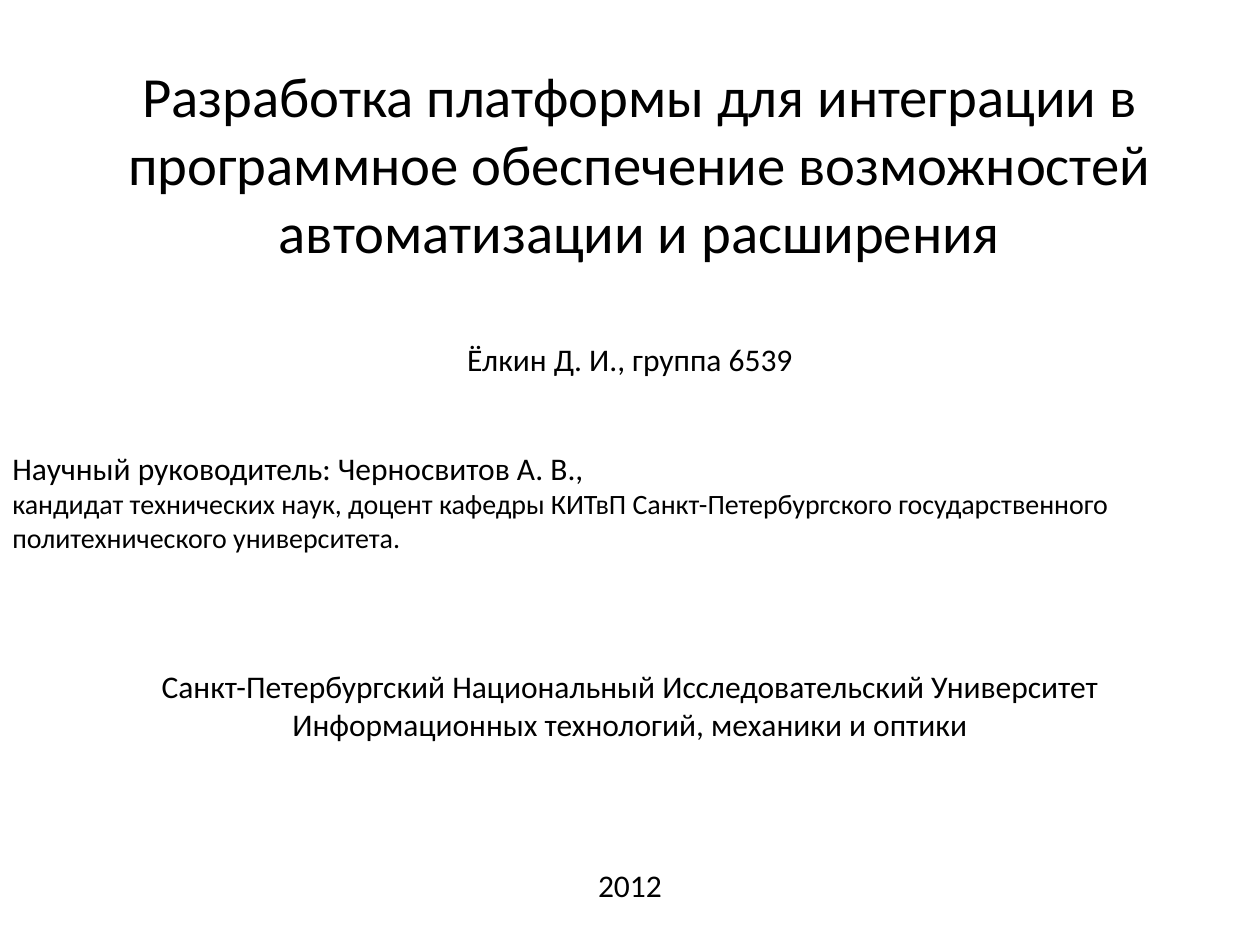
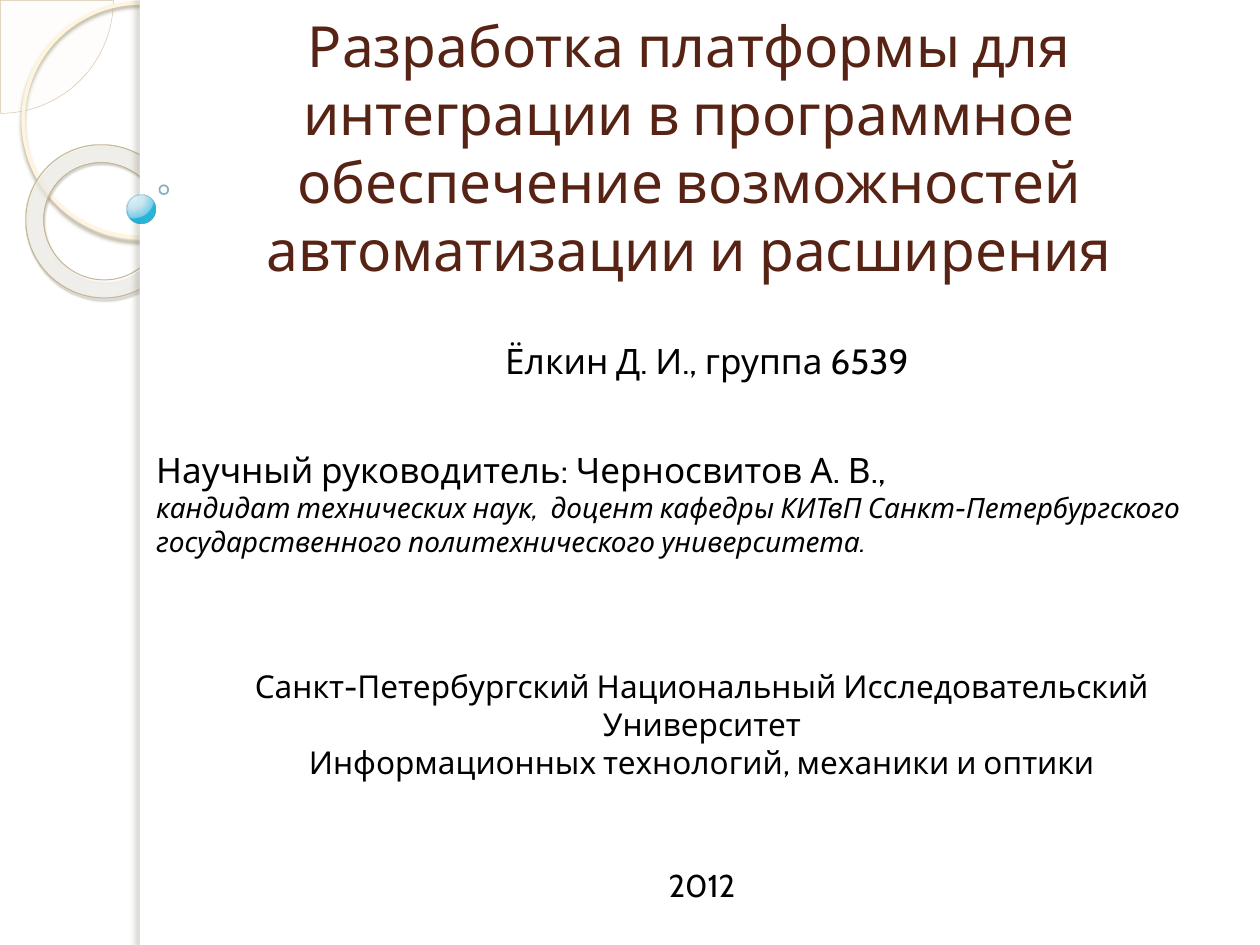
Before and after one commit to Antash/sda, a slide deck: slide 1 of itmo/presentation/main.pptx. Drawn at 1260x945 pixels with LibreOffice and Linux fonts; fonts in the diff are those of the drawing; background and template pictures are left out. Boxes give left, top, right and bottom in pixels: in the first picture for what was removed or moved away, otherwise in the second. Text is boxed around its words. In the diff, an @@ line names an element or a change of style, - is before the commit and + after.

Commit message:
presentation (draft) is ready

```diff
--- a/itmo/presentation/main.pptx
+++ b/itmo/presentation/main.pptx
@@ pie slice (boxed as its full ellipse) added at [0,0,113,113], fill #FEFAF4 at 33% opacity, outline #D3C39F 0.25 pt @@
@@ ellipse added at [23,3,257,237], outline #FFF5DE 2.15 pt @@
@@ rectangle added at [140,0,1260,945], fill #FFFFFF @@
@@ rectangle added at [140,0,150,945], fill #FFFFFF @@
@@ title "Разработка платформы для интеграции в ...": place and size @@
-title "Разработка платформы для интеграции в ..." at [128,78,1150,263]
+title "Разработка платформы для интеграции в ..." at [266,23,1111,285]
@@ title "Разработка платформы для интеграции в ..." at [266,23,1111,285]: font Calibri to Cabin, text colour #000000 to #572314; vertical alignment middle to bottom @@
@@ donut added at [0,113,211,329], fill gradient #FFFCF6 to #FFFEFB to #F0D28E, outline #C7B893 0.58 pt @@
@@ ellipse added at [127,195,156,224], fill gradient #DAF4FF to #C3E3F0 to #6BC7E8 to #00ABD5, outline #308EA5 0.16 pt @@
@@ ellipse added at [160,185,169,194], outline #318093 1 pt @@
@@ text "Ёлкин Д. И., группа 6539": place and size @@
-text "Ёлкин Д. И., группа 6539" at [467,345,793,376]
+text "Ёлкин Д. И., группа 6539" at [505,342,908,383]
@@ text "Ёлкин Д. И., группа 6539" at [505,342,908,383]: size 18 to 20 pt, font Calibri to Cabin @@
@@ text "Научный руководитель: Черносвитов А. В.,": place and size @@
-text "Научный руководитель: Черносвитов А. В.," at [12,458,1107,553]
+text "Научный руководитель: Черносвитов А. В.," at [156,456,1180,559]
@@ text "Научный руководитель: Черносвитов А. В.," at [156,456,1180,559]: size 18 to 20 pt in "Научный руководитель: Черносвитов А. В.,"; font Calibri to Cabin; italic on in "кандидат технических наук, доцент кафедры КИТвП Санкт-Петерб ..." @@
@@ text "Санкт-Петербургский Национальный Исследовательский Университ ...": place and size @@
-text "Санкт-Петербургский Национальный Исследовательский Университ ..." at [162,676,1098,742]
+text "Санкт-Петербургский Национальный Исследовательский Университ ..." at [255,674,1148,782]
@@ text "Санкт-Петербургский Национальный Исследовательский Университ ..." at [255,674,1148,782]: font Calibri to Cabin @@
@@ text "2012" at [669,874,736,898]: font Calibri to Cabin @@
@@ text "2012": place and size @@
-text "2012" at [598,876,662,898]
+text "2012" at [669,874,736,898]
```
Also in this commit, not shown: 10 slides added, 1 slide removed.
